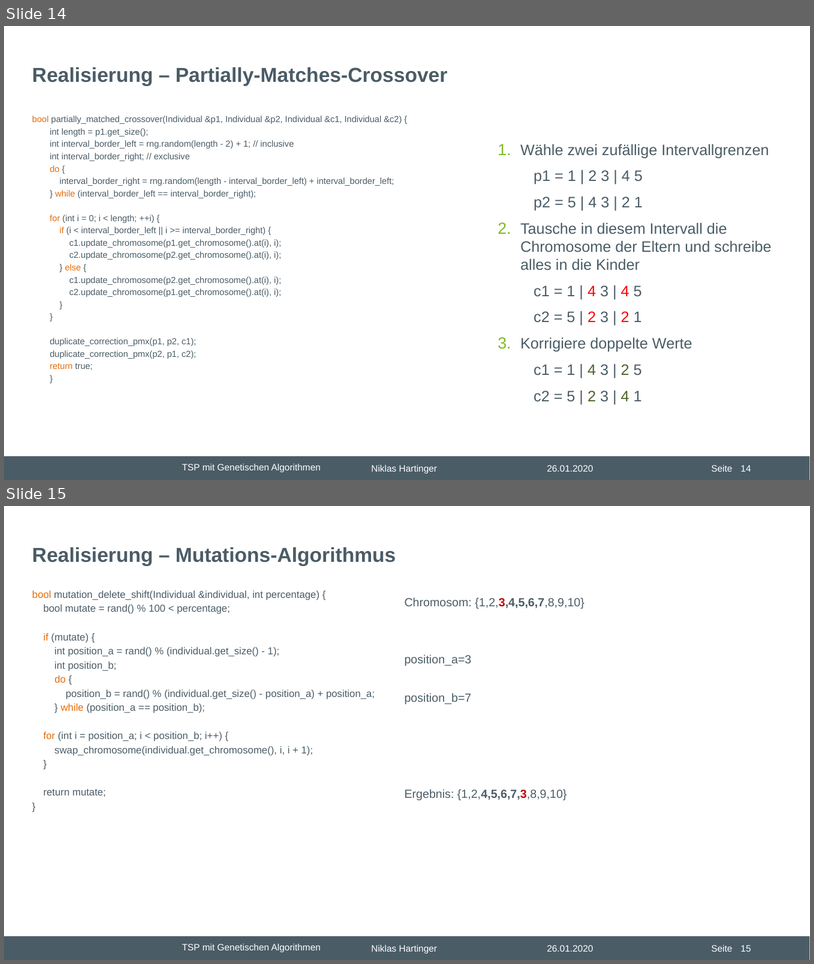
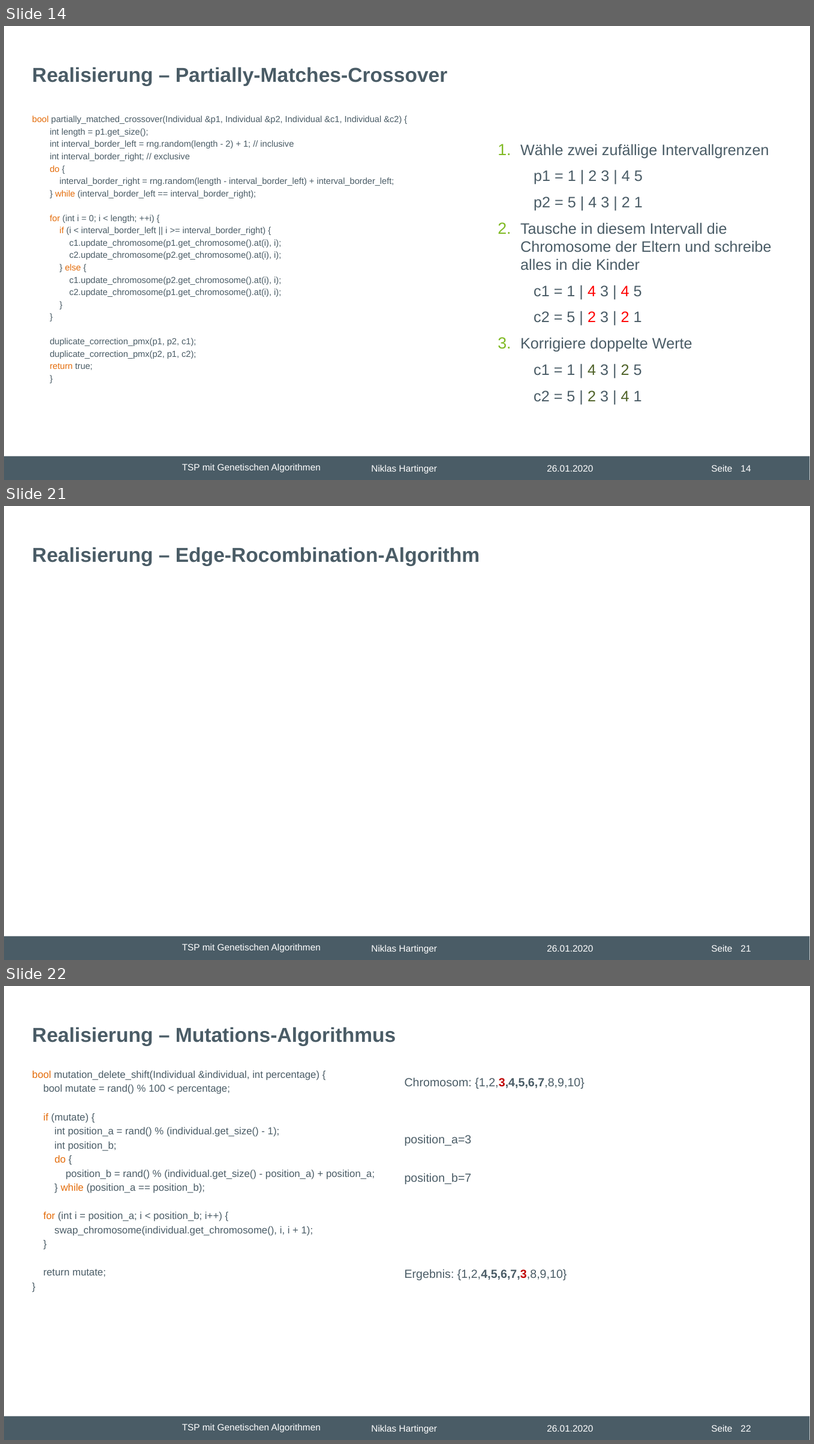
Before and after one commit to nhrt/Genetic-Algorithms, a slide deck: Projektvortrag/Präsentation Projektvortrag.pptx. Shown one above the other, each under a label of ours: slides 14 and 15 before the commit, slides 14, 21 and 22 after it; the slides between them are not shown. The pictures are 814x964 and 814x1444 pixels, drawn with LibreOffice and Linux fonts; fonts in the diff are those of the drawing; background and template pictures are left out. Boxes give left, top, right and bottom in pixels: in the first picture for what was removed or moved away, otherwise in the second. Text is boxed around its words. In the diff, an @@ line names an element or a change of style, - is before the commit and + after.

```diff
--- a/Projektvortrag/Präsentation Projektvortrag.pptx
+++ b/Projektvortrag/Präsentation Projektvortrag.pptx
@@ slide 21 added at (4,506,810,960), background #FFFFFF; not listed: 6 template elements that a slide beside it also shows @@
@@ title added at (32,547,480,566), 24 pt, text #4A5C66, bold @@
+Realisierung – Edge-Rocombination-Algorithm
@@ what was slide 15 is now slide 22 @@
@@ page number at (741,1425,751,1431): text changed @@
-15
+22
```
Also in this commit, not shown: 6 other slides added.
